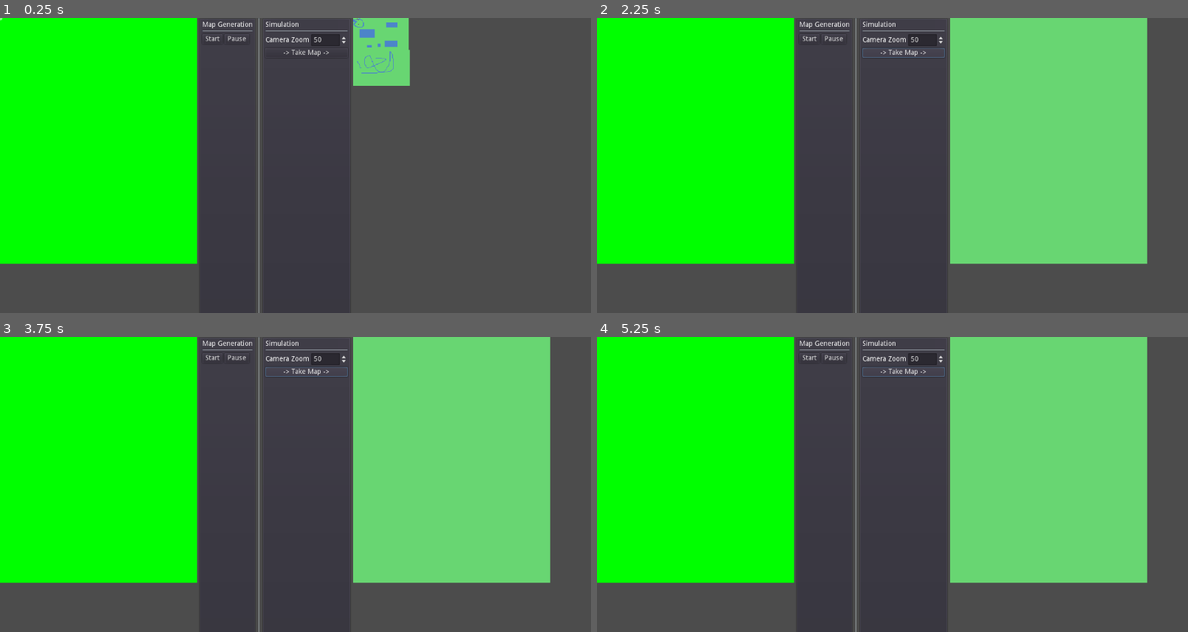
Above: before the commit, frames 1-4 (two rows, left to right).
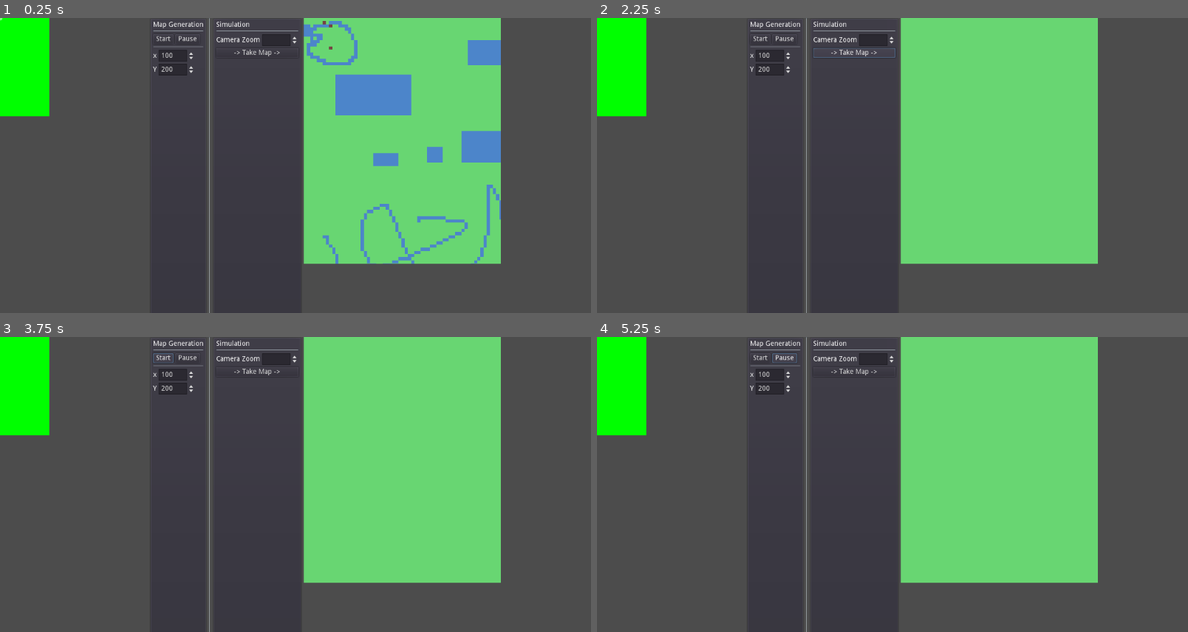
Above: after the commit, the same moments.

Repository: PSchlagnitweit/darwin_selection
Game: Godot game, scene res://scenes/Main.tscn
Same seed, same stepped clock (60 frames per second), same inputs: the game is played once before the commit and once after it.
Inputs:
- Up to frame 1 (0.25 s): no input
- Up to frame 2 (2.25 s): click "Start" at 0.5 s; click "Start" at 1.25 s; click "-> Take Map ->" at 2 s
- Up to frame 3 (3.75 s): click "-> Take Map ->" at 2.75 s; click "Start" at 3.5 s
- Up to frame 4 (5.25 s): click "-> Take Map ->" at 4.25 s; click "Pause" at 5 s

The runs differ from the first frame. In frame 1, 52% of the frame differs, in the area x 0-85%, y 0-100%; in frame 2, 40%; in frame 3, 40%; in frame 4, 40%.

Commit message:
feat(mapgen): Size adjustable

Diff:
--- a/scenes/Main.tscn
+++ b/scenes/Main.tscn
@@ -1,8 +1,9 @@
-[gd_scene load_steps=4 format=2]
+[gd_scene load_steps=5 format=2]
 
 [ext_resource path="res://scenes/TileMap.tscn" type="PackedScene" id=1]
 [ext_resource path="res://scripts/SimulationUI.gd" type="Script" id=2]
 [ext_resource path="res://scenes/MapGen.tscn" type="PackedScene" id=3]
+[ext_resource path="res://scripts/MapGenUI.gd" type="Script" id=4]
 
 [node name="MarginContainer" type="MarginContainer"]
 margin_right = 2092.0
@@ -13,24 +14,26 @@
 margin_bottom = 798.0
 
 [node name="MapGenViewportContainer" type="ViewportContainer" parent="VBoxContainer"]
-margin_right = 400.0
+margin_right = 300.0
 margin_bottom = 798.0
 
 [node name="Viewport" type="Viewport" parent="VBoxContainer/MapGenViewportContainer"]
-size = Vector2( 400, 500 )
+size = Vector2( 300, 400 )
+size_override_stretch = true
 handle_input_locally = false
 render_target_update_mode = 3
 
 [node name="MapGen" parent="VBoxContainer/MapGenViewportContainer/Viewport" instance=ExtResource( 3 )]
 
 [node name="UI" type="HBoxContainer" parent="VBoxContainer"]
-margin_left = 404.0
-margin_right = 713.0
+margin_left = 304.0
+margin_right = 613.0
 margin_bottom = 798.0
 
 [node name="MapGenUI" type="PanelContainer" parent="VBoxContainer/UI"]
 margin_right = 116.0
 margin_bottom = 798.0
+script = ExtResource( 4 )
 
 [node name="VBoxContainer" type="VBoxContainer" parent="VBoxContainer/UI/MapGenUI"]
 margin_left = 7.0
@@ -64,6 +67,42 @@
 margin_right = 95.0
 margin_bottom = 20.0
 text = "Pause"
+
+[node name="HSeparator2" type="HSeparator" parent="VBoxContainer/UI/MapGenUI/VBoxContainer"]
+margin_top = 50.0
+margin_right = 102.0
+margin_bottom = 54.0
+
+[node name="GridContainer2" type="GridContainer" parent="VBoxContainer/UI/MapGenUI/VBoxContainer"]
+margin_top = 58.0
+margin_right = 102.0
+margin_bottom = 110.0
+columns = 2
+
+[node name="Label" type="Label" parent="VBoxContainer/UI/MapGenUI/VBoxContainer/GridContainer2"]
+margin_top = 5.0
+margin_right = 7.0
+margin_bottom = 19.0
+text = "x"
+
+[node name="SizeXSpinBox" type="SpinBox" parent="VBoxContainer/UI/MapGenUI/VBoxContainer/GridContainer2"]
+margin_left = 11.0
+margin_right = 85.0
+margin_bottom = 24.0
+max_value = 1000.0
+
+[node name="Label2" type="Label" parent="VBoxContainer/UI/MapGenUI/VBoxContainer/GridContainer2"]
+margin_top = 33.0
+margin_right = 7.0
+margin_bottom = 47.0
+text = "Y"
+
+[node name="SizeYSpinBox" type="SpinBox" parent="VBoxContainer/UI/MapGenUI/VBoxContainer/GridContainer2"]
+margin_left = 11.0
+margin_top = 28.0
+margin_right = 85.0
+margin_bottom = 52.0
+max_value = 1000.0
 
 [node name="VSeparator" type="VSeparator" parent="VBoxContainer/UI"]
 margin_left = 120.0
@@ -118,8 +157,8 @@
 text = "-> Take Map ->"
 
 [node name="MapViewportContainer" type="ViewportContainer" parent="VBoxContainer"]
-margin_left = 717.0
-margin_right = 1117.0
+margin_left = 617.0
+margin_right = 1017.0
 margin_bottom = 798.0
 
 [node name="Viewport" type="Viewport" parent="VBoxContainer/MapViewportContainer"]
--- a/scenes/MapGen.tscn
+++ b/scenes/MapGen.tscn
@@ -15,7 +15,7 @@
 script = ExtResource( 5 )
 
 [node name="Viewport1" type="Viewport" parent="."]
-size = Vector2( 500, 500 )
+size = Vector2( 100, 200 )
 transparent_bg = true
 
 [node name="Sprite1" type="Sprite" parent="Viewport1"]
@@ -24,7 +24,7 @@
 script = ExtResource( 1 )
 
 [node name="Viewport2" type="Viewport" parent="."]
-size = Vector2( 500, 500 )
+size = Vector2( 100, 200 )
 transparent_bg = true
 
 [node name="Sprite2" type="Sprite" parent="Viewport2"]
--- /dev/null
+++ b/scripts/MapGenUI.gd
@@ -0,0 +1,23 @@
+extends PanelContainer
+
+onready var sizeXSpinBox = $"VBoxContainer/GridContainer2/SizeXSpinBox"
+onready var sizeYSpinBox = $"VBoxContainer/GridContainer2/SizeYSpinBox"
+onready var mapGen = $"../../MapGenViewportContainer/Viewport/MapGen"
+
+var sizeX: float
+var sizeY: float
+
+func _ready():
+	sizeXSpinBox.connect("value_changed", self, "on_size_x_changed")
+	sizeYSpinBox.connect("value_changed", self, "on_size_y_changed")
+
+	sizeXSpinBox.set_value(100)
+	sizeYSpinBox.set_value(200)
+
+func on_size_x_changed(value):
+	self.sizeX = value
+	mapGen.changeSize(Vector2(self.sizeX, self.sizeY))
+
+func on_size_y_changed(value):
+	self.sizeY = value
+	mapGen.changeSize(Vector2(self.sizeX, self.sizeY))
--- a/scripts/SimulationUI.gd
+++ b/scripts/SimulationUI.gd
@@ -8,7 +8,7 @@
 
 func _ready():
 	cameraZoomSpinBox.connect("value_changed", self, "on_camera_zoom_change")
-	cameraZoomSpinBox.set_value(50)
+	cameraZoomSpinBox.set_value(10)
 
 	takeMapButton.connect("pressed", self, "on_take_map_pressed")
 
--- a/scripts/mapgen/MapGen.gd
+++ b/scripts/mapgen/MapGen.gd
@@ -1,6 +1,12 @@
 extends Control
 
 onready var textureRectFinalDisplay:TextureRect = $"TextureRectFinalDisplay"
+onready var viewport1:Viewport = $"Viewport1"
+onready var viewport2:Viewport = $"Viewport2"
 
 func getTexture() -> Texture:
 	return textureRectFinalDisplay.texture
+
+func changeSize(size: Vector2) -> void:
+	self.viewport1.set_size(size)
+	self.viewport2.set_size(size)
